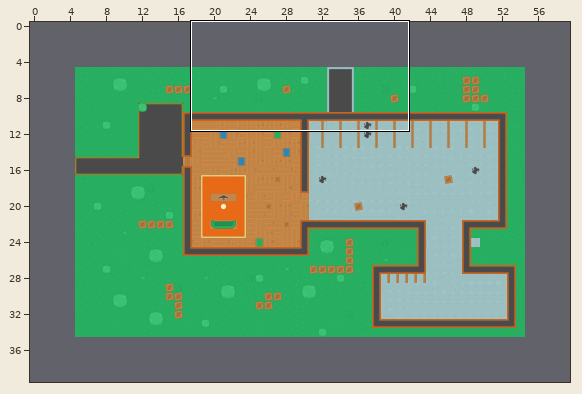
Level history. Tiled map: maps/home.tmx. The first picture is a wide view before the edit; the outline marks the close-up.
Close-up. Old version:
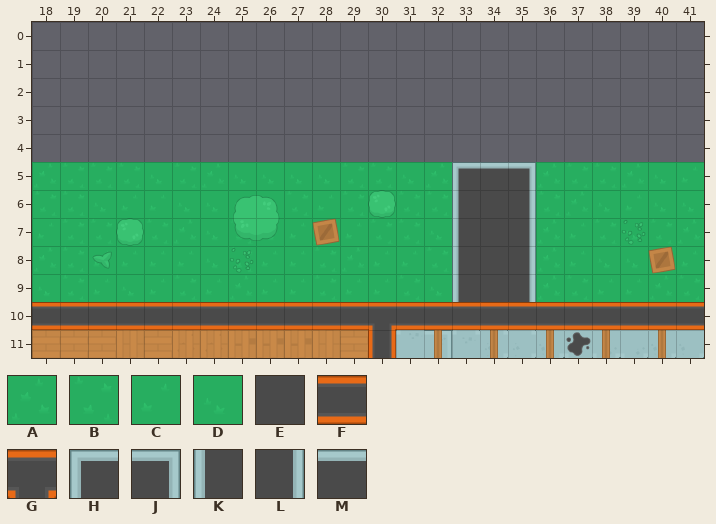
Cells are 64x64 px. Shown: x 18..41, y 0..11. The commit also changed other parts of the map, which this record leaves out. The old version is drawn lined up with the new one.
Key: from "Pack": A 0, B 1, C 2, D 3, E 85, F 110, G 111, H 286, J 287, K 337, L 338, M 364.
_ is an empty cell, # one hidden under a higher layer.
Layers that did not change in this view are not listed.
Layer "Ground" before, first column x 18:
 0 ________________________
 1 ________________________
 2 ________________________
 3 ________________________
 4 ________________________
 5 ABBBDBADDDDBBDA###ABBADC
 6 BBDCCDDDDBCBCBB###BADCDD
 7 CBBCBADBDCACBBD###ACBDBA
 8 ABCCCCDBCCBACCB###ACDDDC
 9 DBCDCBCACCBCCBD###ABCCAB
Layer "Wall texture" before, first column x 18:
 2 ________________________
 3 ________________________
 4 ________________________
 5 _______________HMJ______
 6 _______________KEL______
 7 _______________KEL______
 8 _______________KEL______
 9 _______________KEL______
10 FFFFFFFFFFFFGFFFFFFFFFFF
After the commit:
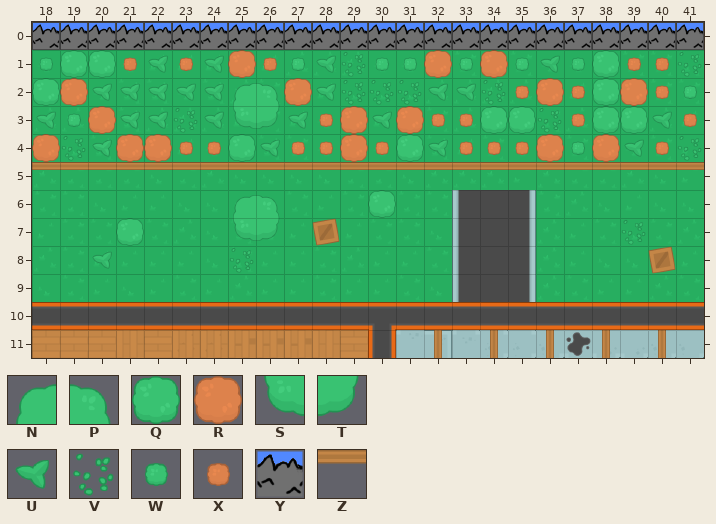
Further tiles: from "Pack": N 180, P 181, Q 182, R 185, S 207, T 208, U 209, V 212, W 234, X 235, Y 455, Z 469.
Diff:
map size 50x30 -> 60x40 cells (old content now starts at 5,5; both pictures use the new coordinates)
Layer "Ground":
The edit adds tile A in row 1 at x 27 to 29 and 38; in row 2 at x 19, 25 and 32 to 35; in row 3 at x 18 to 20, 22 to 24, 33, 35, 37 and 39 to 40.
The edit adds tile B in row 1 at x 25, 33, 35 and 39 to 41; in row 2 at x 18, 21 to 22, 24, 26 to 27, 36 and 40 to 41; in row 3 at x 21, 26, 32, 34 and 36; in row 4 at x 20, 22, 26 to 27, 31 to 32, 34, 36 to 37 and 40.
The edit adds tile C in row 1 at x 19 to 20, 22 to 24 and 26; in row 2 at x 28 and 37 to 38; in row 3 at x 25, 27, 30, 38 and 41; in row 4 at x 18, 23, 25, 29, 33, 38 and 41.
The edit adds tile D in row 1 at x 18, 21, 30 to 32, 34 and 36 to 37; in row 2 at x 20, 23, 29 to 31 and 39; in row 3 at x 28 to 29 and 31; in row 4 at x 19, 21, 24, 28, 30, 35 and 39.
The edit adds tile E in row 0 at x 18 to 41.
Layer "Floor":
The edit adds tile N in row 2 at x 25.
The edit adds tile P in row 2 at x 26.
The edit adds tile Q in row 1 at x 19 to 20 and 38; in row 2 at x 18 and 38; in row 3 at x 34 to 35 and 38 to 39; in row 4 at x 25 and 31.
The edit adds tile R in row 1 at x 25, 32 and 34; in row 2 at x 19, 27, 36 and 39; in row 3 at x 20, 29 and 31; in row 4 at x 18, 21 to 22, 29, 36 and 38.
The edit adds tile S in row 3 at x 25.
The edit adds tile T in row 3 at x 26.
The edit adds tile U in row 1 at x 22, 24, 28 and 36; in row 2 at x 20 to 24, 28 and 32 to 33; in row 3 at x 18, 21 to 22, 24, 27, 30 and 40; in row 4 at x 20, 26, 32 and 39.
The edit adds tile V in row 1 at x 29 and 41; in row 2 at x 29 to 31 and 34; in row 3 at x 23 and 36; in row 4 at x 19 and 41.
The edit adds tile W in row 1 at x 18, 27, 30 to 31, 33, 35 and 37; in row 2 at x 41; in row 3 at x 19; in row 4 at x 37.
The edit adds tile X in row 1 at x 21, 23, 26 and 39 to 40; in row 2 at x 35, 37 and 40; in row 3 at x 28, 32 to 33, 37 and 41; in row 4 at x 23 to 24, 27 to 28, 30, 33 to 35 and 40.
The edit adds tile Y in row 0 at x 18 to 41.
Layer "Wall texture":
Tile H gives way to tile Z in row 5 at x 33.
Tile J gives way to tile Z in row 5 at x 35.
Tile M gives way to tile Z in row 5 at x 34.
The edit adds tile Z in row 5 at x 18 to 32 and 36 to 41.
